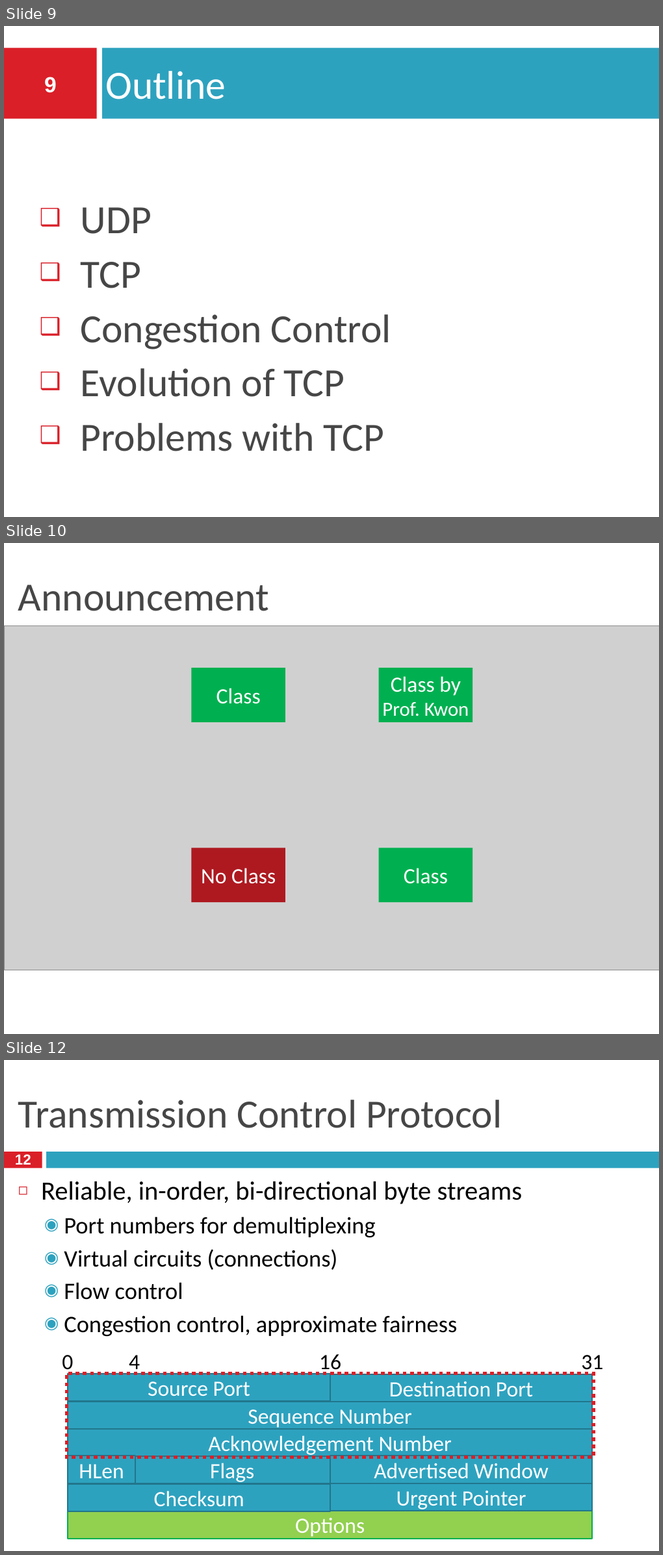
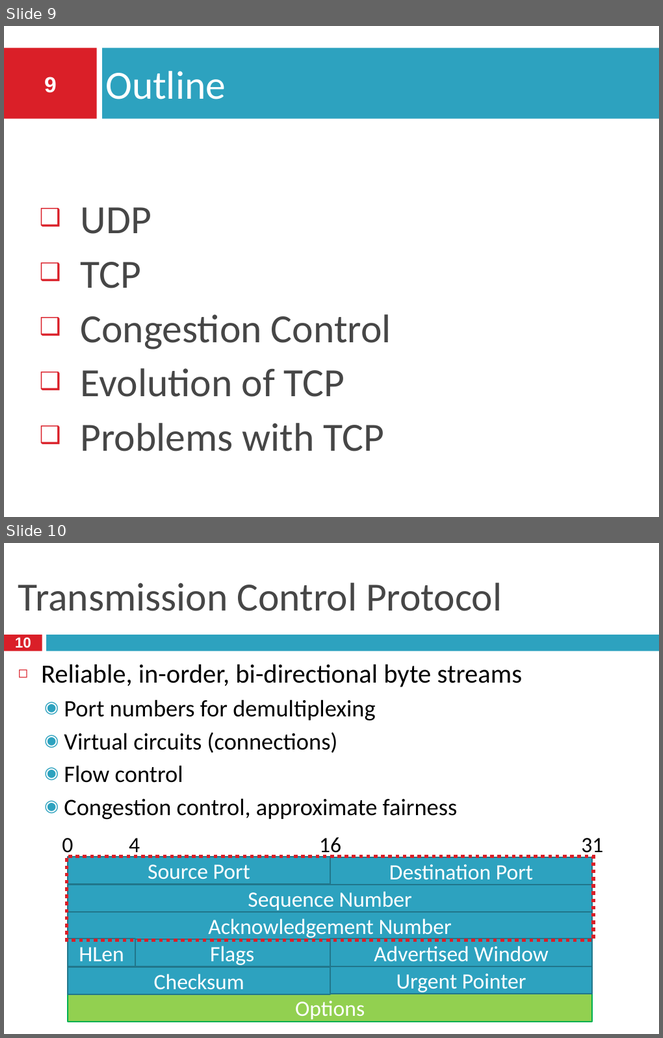
Before and after one commit to taejoong/taejoong.github.io, a slide deck: courses/csci-351/handouts/13-Transport-1.pptx. Shown one above the other, each under a label of ours: slides 9, 10 and 12 before the commit, slides 9 and 10 after it; the slides between them are not shown. The pictures are 663x1555 and 663x1038 pixels, drawn with LibreOffice and Linux fonts; fonts in the diff are those of the drawing; grey boxes stand for pictures; background and template pictures are left out. Boxes give left, top, right and bottom in pixels: in the first picture for what was removed or moved away, otherwise in the second. Text is boxed around its words. In the diff, an @@ line names an element or a change of style, - is before the commit and + after.

```diff
--- a/courses/csci-351/handouts/13-Transport-1.pptx
+++ b/courses/csci-351/handouts/13-Transport-1.pptx
@@ slide 10 removed at bbox=[4, 543, 659, 1034], background #FFFFFF; not listed: 2 template elements that a slide beside it also shows @@
@@ title removed at bbox=[18, 585, 269, 611] @@
-Announcement
@@ picture removed at bbox=[5, 626, 659, 970] @@
@@ rectangle removed at bbox=[191, 668, 285, 722] @@
-Class
@@ rectangle removed at bbox=[379, 668, 473, 722] @@
-Class by Prof. Kwon
@@ rectangle removed at bbox=[191, 849, 285, 902] @@
-No Class
@@ rectangle removed at bbox=[379, 849, 473, 902] @@
-Class
@@ what was slide 12 is now slide 10 @@
@@ page number at bbox=[15, 637, 31, 648]: text changed @@
-12
+10
```
Also in this commit, not shown: 1 slide changed, 1 other slide removed, 3 other files.
